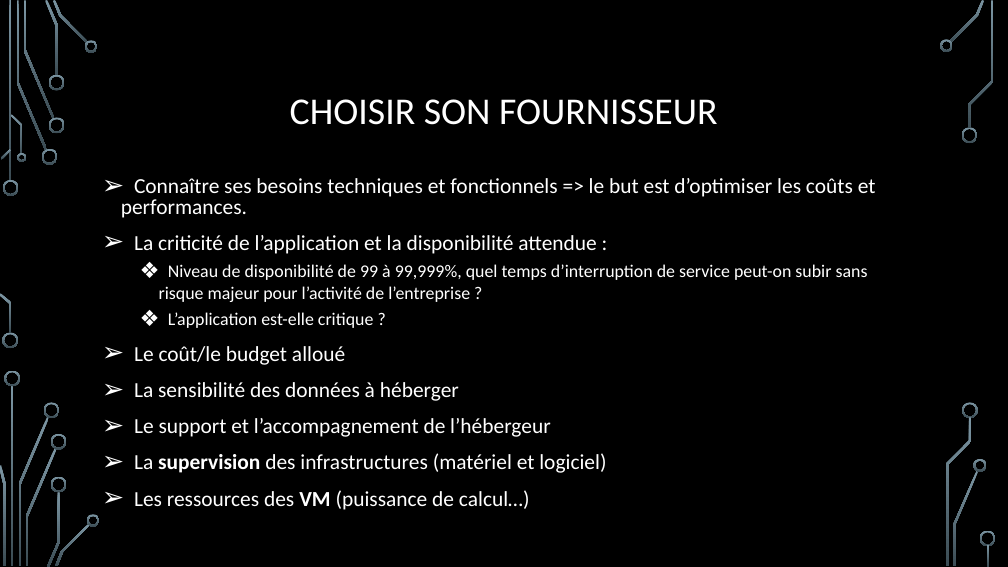
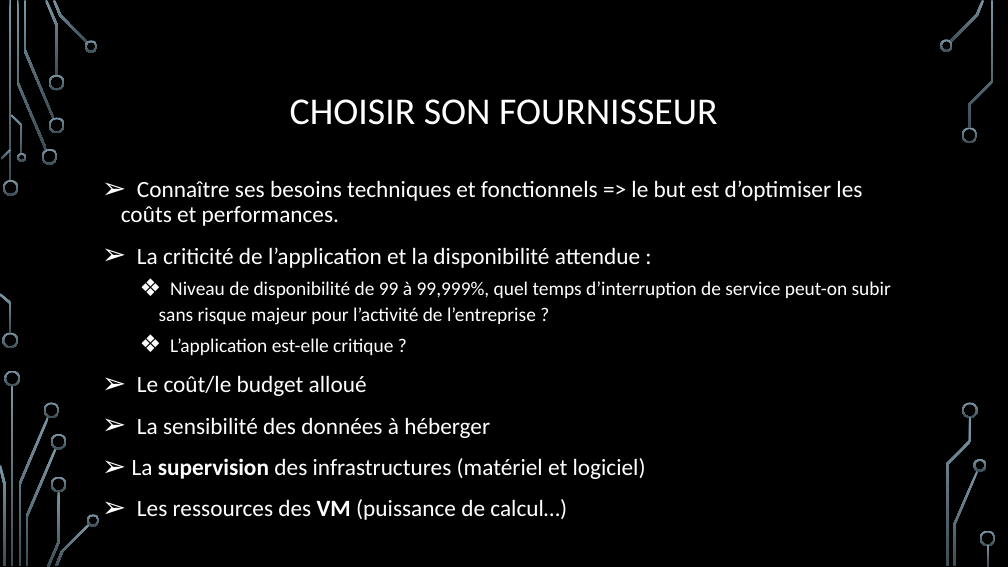
Before and after one commit to CorleoneDany/Cloud-Computing, a slide deck: slide 25 of Cloud Computing - F.pptx. Drawn at 1008x567 pixels with LibreOffice and Linux fonts; fonts in the diff are those of the drawing; background and template pictures are left out. Boxes give left, top, right and bottom in pixels: in the first picture for what was removed or moved away, otherwise in the second. Text is boxed around its words. In the diff, an @@ line names an element or a change of style, - is before the commit and + after.

```diff
--- a/Cloud Computing - F.pptx
+++ b/Cloud Computing - F.pptx
@@ text "Connaître ses besoins techniques et ..." at (121, 180, 891, 520): size 20.4 to 22.2 pt in "Connaître ses besoins techniques et fonctionnels => ...", "La criticité de l’application et la disponibilité ...", "Le coût/le budget alloué", "La sensibilité des données à héberger" and 2 more places; size 17 to 18.5 pt in "Niveau de disponibilité de 99 à 99,999%, ...", "L’application est-elle critique ?"; line spacing 0.8 to 0.9; line spacing 1 to 1.1 @@
@@ text at (134, 418, 551, 437): paragraph removed @@
-➢ Le support et l’accompagnement de l’hébergeur
```
Also in this commit, not shown: 2 other slides changed.
